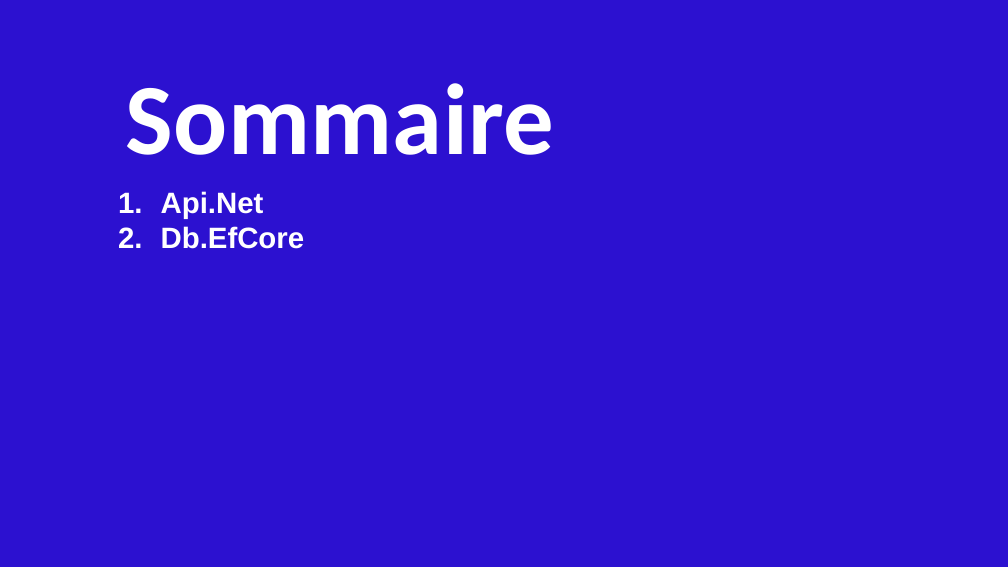
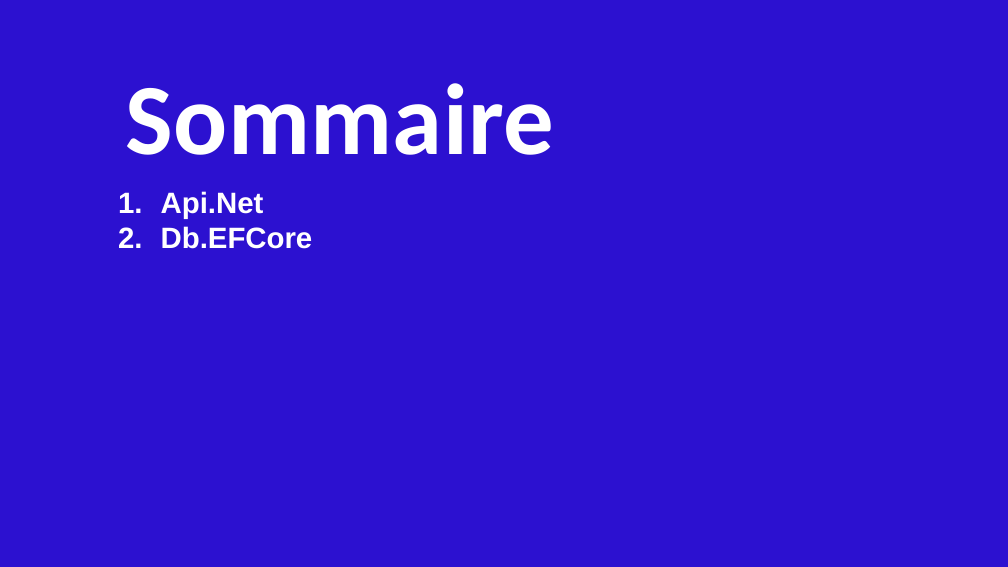
Before and after one commit to Winderbueno/_Doc, a slide deck: slide 2 of _Template/Api.Net.pptx. Drawn at 1008x567 pixels with LibreOffice and Linux fonts; fonts in the diff are those of the drawing. Boxes give left, top, right and bottom in pixels: in the first picture for what was removed or moved away, otherwise in the second. Text is boxed around its words. In the diff, an @@ line names an element or a change of style, - is before the commit and + after.

```diff
--- a/_Template/Api.Net.pptx
+++ b/_Template/Api.Net.pptx
@@ text at (161,226,313,249): text changed @@
-2. Db.EfCore
+2. Db.EFCore
```
Also in this commit, not shown: 6 other slides changed, 5 other files.
